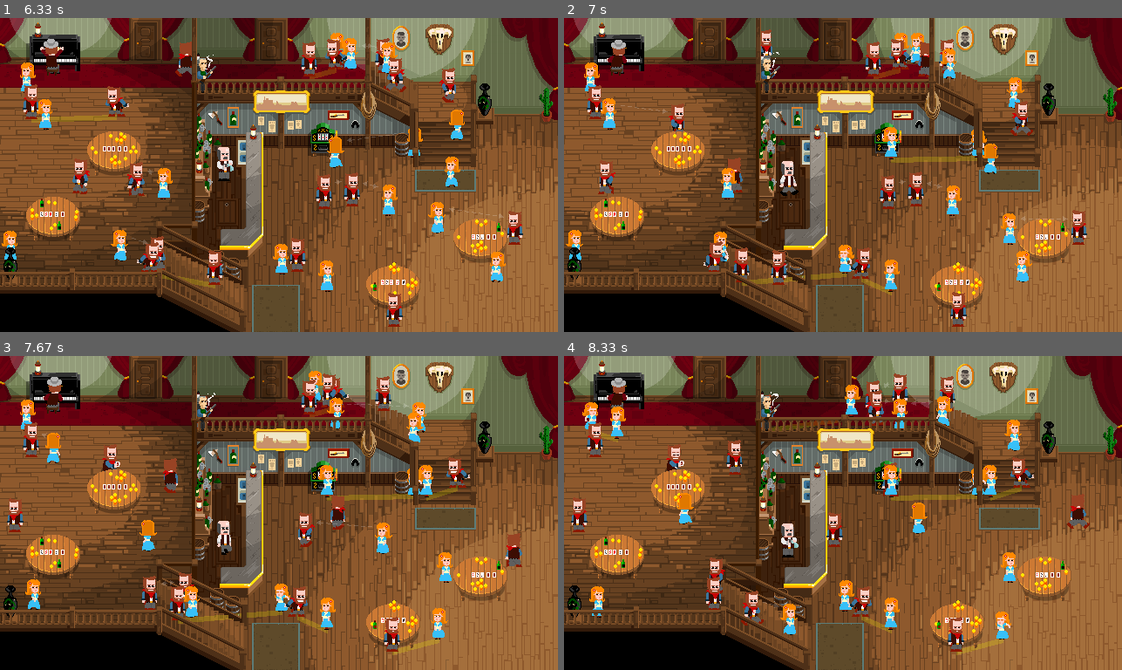
Above: before the commit, frames 1-4 (two rows, left to right).
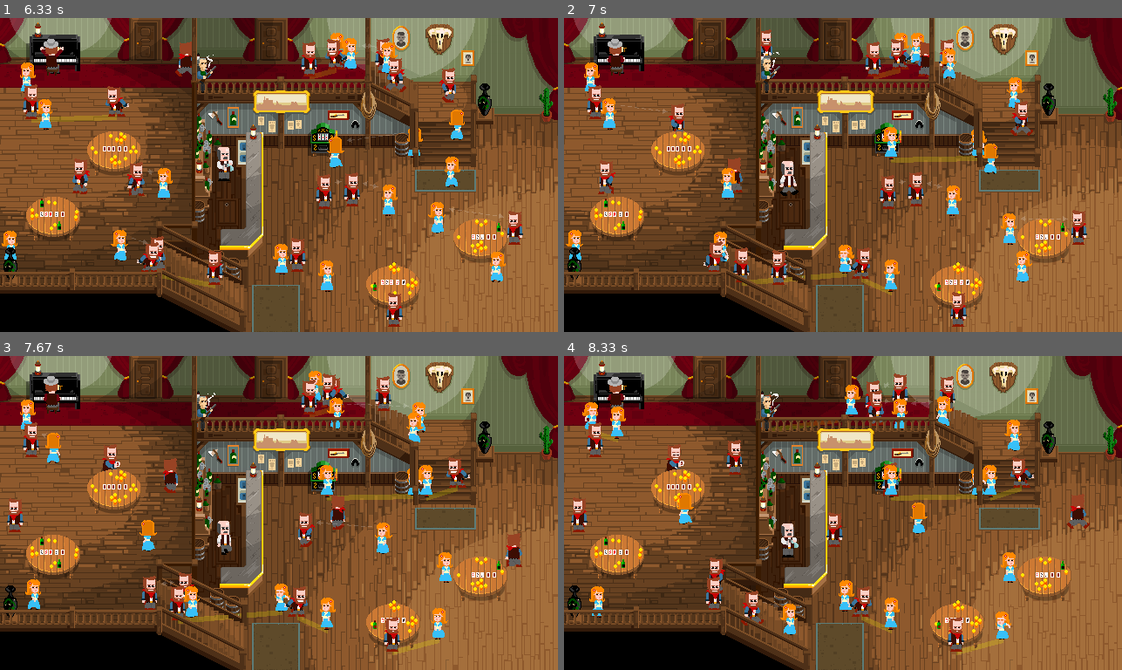
Above: after the commit, the same moments.

Repository: yboog/ragtime-rumble
Game: pygame game, started from drunkparanoia/drunkparanoia/__main__.py
Two runs of this game, one before a commit and one after it. Both use one fixed random seed, a clock stepped at 60 frames per second and the inputs below.
Inputs:
- Up to frame 1 (6.33 s): no input
- Up to frame 2 (7 s): no input
- Up to frame 3 (7.67 s): no input
- Up to frame 4 (8.33 s): no input

Frame 1 is identical in both runs. In frame 2, 0.1% of the frame differs, in the area x 7-12%, y 6-15%; in frame 3, 0.1%; in frame 4, 0.1%.

Commit message:
Double pianist fast animation

Diff:
--- a/drunkparanoia/drunkparanoia/npc.py
+++ b/drunkparanoia/drunkparanoia/npc.py
@@ -284,10 +284,22 @@
 
 
 class Pianist:
+    slows = [
+        'slow1',
+        'slow2',
+        'slow3',
+        'slow4']
+    fasts = [
+        'fast1',
+        'fast2',
+        'fast3',
+        'fast4']
+
     def __init__(self, file='', startposition=None, **_):
         self.data = load_data(file)
         self.spritesheet = SpriteSheet(self.data, 'slow1')
         self.coordinates = Coordinates((startposition))
+        self.sequence = []
 
     @property
     def render_position(self):
@@ -297,10 +309,19 @@
     def switch(self):
         return self.data['y']
 
+    def next_animation(self):
+        if not self.sequence:
+            slow = random.choice((False, True))
+            if slow:
+                return random.choice(self.slows)
+            self.sequence = [
+                random.choice(self.fasts),
+                random.choice(self.fasts)]
+        return self.sequence.pop()
+
     def __next__(self):
         if self.spritesheet.animation_is_done:
-            animation = random.choice(list(self.data['animations']))
-            self.spritesheet.animation = animation
+            self.spritesheet.animation = self.next_animation()
             self.spritesheet.index = 0
             return
         next(self.spritesheet)
